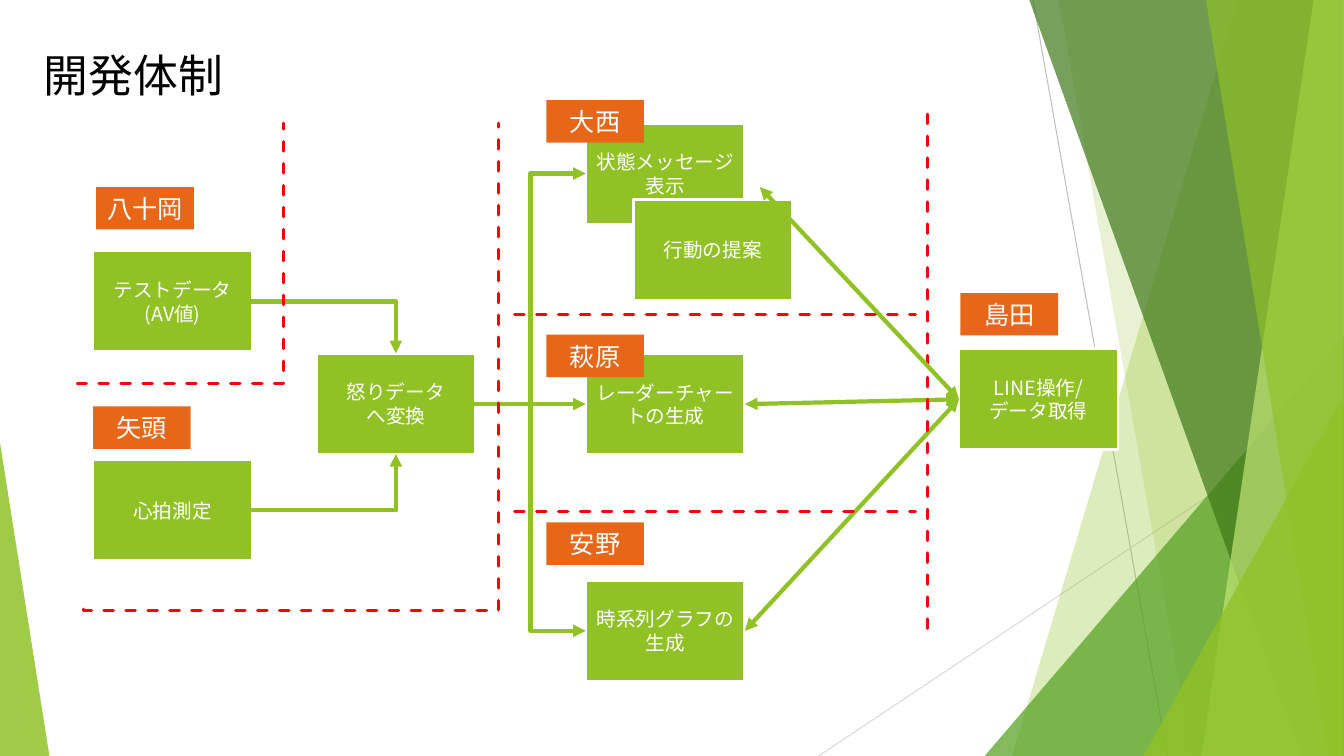
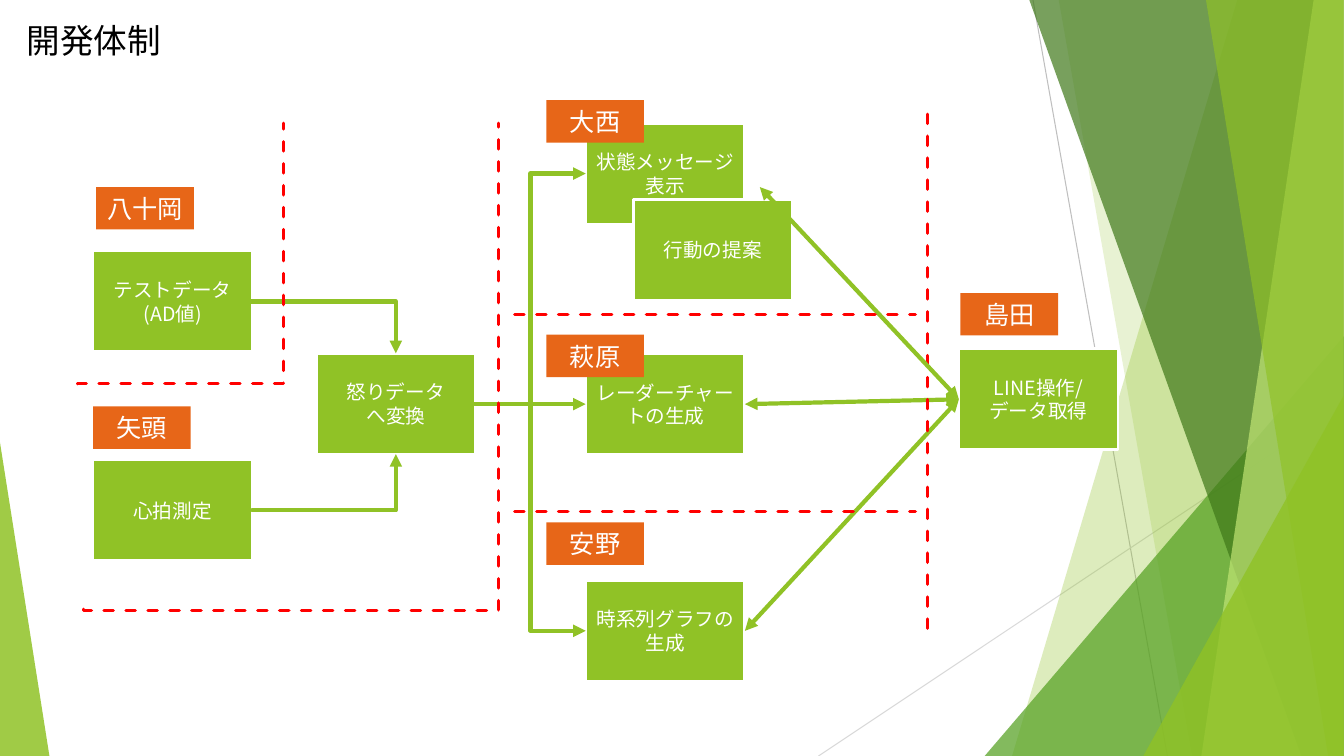
Before and after one commit to Smart-SE/sse2018-group3, a slide deck: slide 7 of oonishi/感情衛星「ひまわり」の発表シナリオ.pptx (slide 6 before the commit). Drawn at 1344x756 pixels with LibreOffice and Linux fonts; fonts in the diff are those of the drawing. Boxes give left, top, right and bottom in pixels: in the first picture for what was removed or moved away, otherwise in the second. Text is boxed around its words. In the diff, an @@ line names an element or a change of style, - is before the commit and + after.

```diff
--- a/oonishi/感情衛星「ひまわり」の発表シナリオ.pptx
+++ b/oonishi/感情衛星「ひまわり」の発表シナリオ.pptx
@@ text "開発体制" moved from (x1=44, y1=54, x2=223, y2=96) to (x1=27, y1=25, x2=161, y2=56) @@
@@ text "開発体制" at (x1=27, y1=25, x2=161, y2=56): size 32 to 24 pt @@
@@ text in rectangle at (x1=143, y1=304, x2=201, y2=325): text changed @@
-(AV値)
+(AD値)
```
Also in this commit, not shown: 4 other slides changed, 1 slide added.
